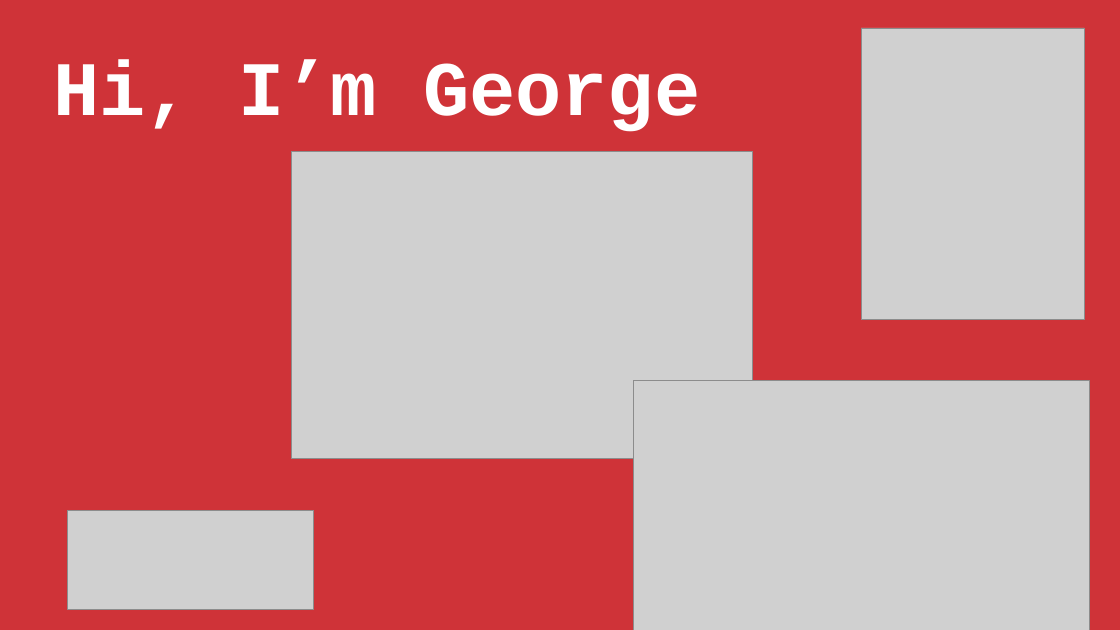
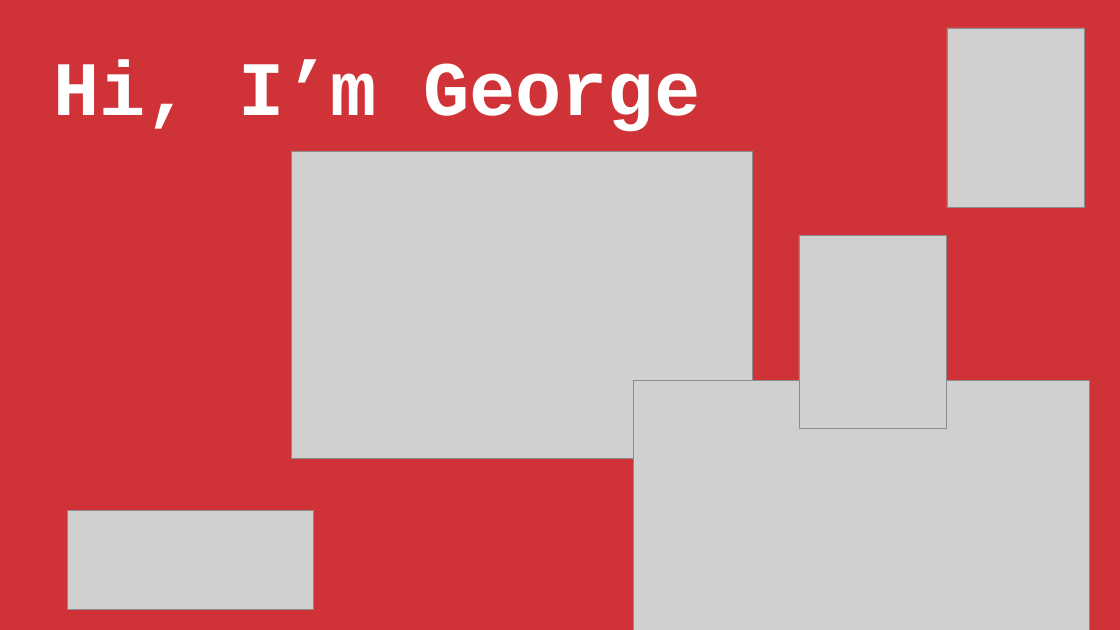
Before and after one commit to stringfestdata/python-powered-excel, a slide deck: slide 2 of python-powered-excel.pptx. Drawn at 1120x630 pixels with LibreOffice and Linux fonts; fonts in the diff are those of the drawing; grey boxes stand for pictures. Boxes give left, top, right and bottom in pixels: in the first picture for what was removed or moved away, otherwise in the second. Text is boxed around its words. In the diff, an @@ line names an element or a change of style, - is before the commit and + after.

```diff
--- a/python-powered-excel.pptx
+++ b/python-powered-excel.pptx
@@ picture: place and size @@
-picture at (861,28,1085,320)
+picture at (947,28,1085,208)
@@ picture added at (799,235,946,428) @@
```
